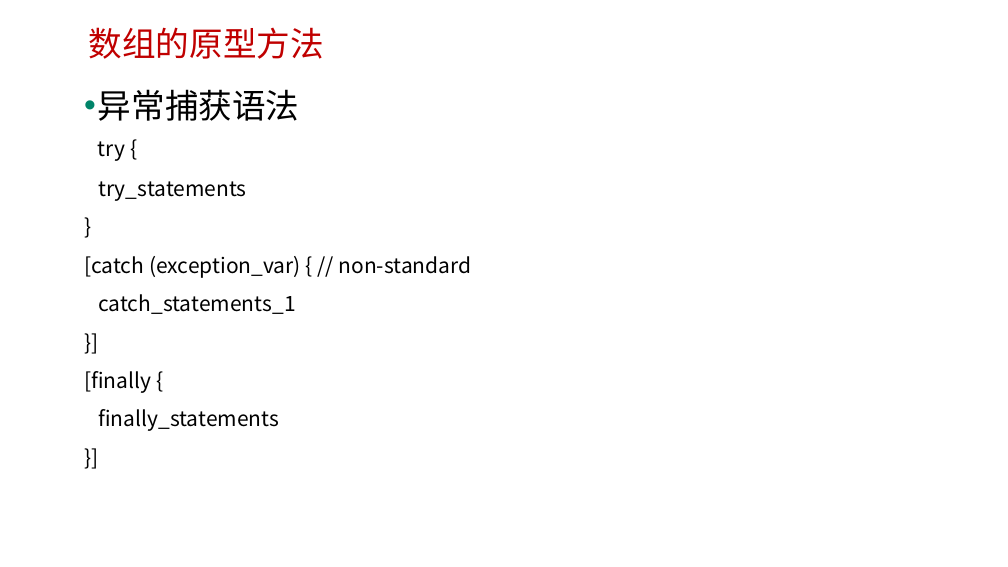
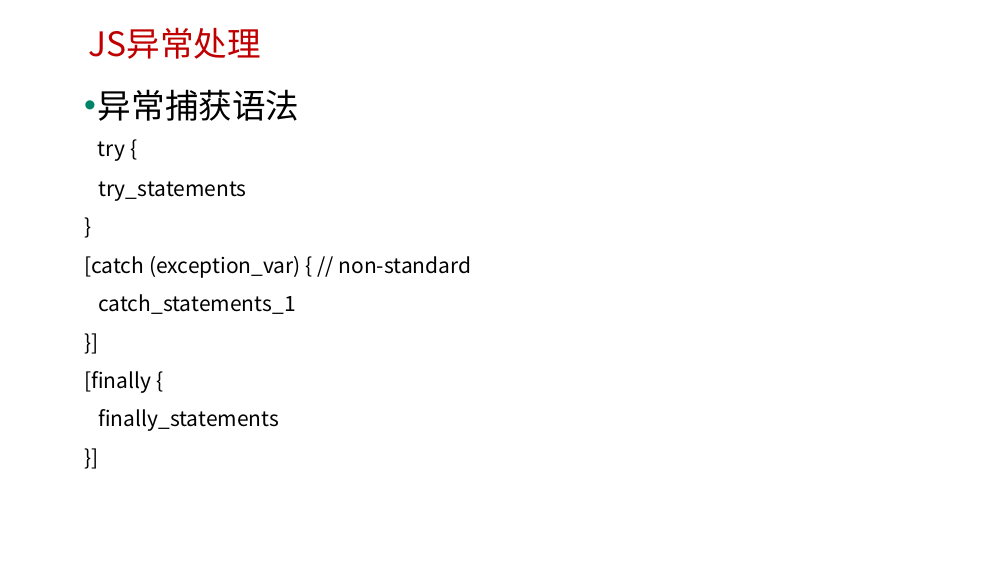
Before and after one commit to edu2act/course-javascript-advanced, a slide deck: slide 21 of 课程PPT/10.JavaScript标准内置对象-构造器（RegExp、Error）.pptx (slide 20 before the commit). Drawn at 1008x567 pixels with LibreOffice and Linux fonts; fonts in the diff are those of the drawing; background and template pictures are left out. Boxes give left, top, right and bottom in pixels: in the first picture for what was removed or moved away, otherwise in the second. Text is boxed around its words. In the diff, an @@ line names an element or a change of style, - is before the commit and + after.

```diff
--- a/课程PPT/10.JavaScript标准内置对象-构造器（RegExp、Error）.pptx
+++ b/课程PPT/10.JavaScript标准内置对象-构造器（RegExp、Error）.pptx
@@ text at [89,27,261,59]: text changed @@
-数组的原型方法
+JS异常处理
```
Also in this commit, not shown: 5 other slides changed, 2 slides added, 1 slide removed, 14 other files.
